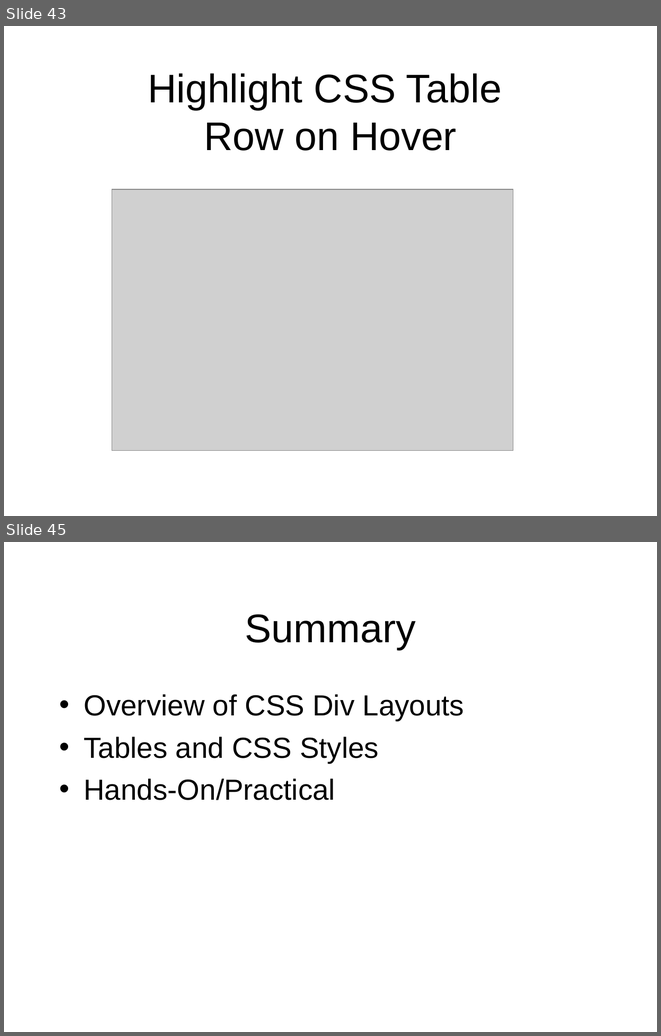
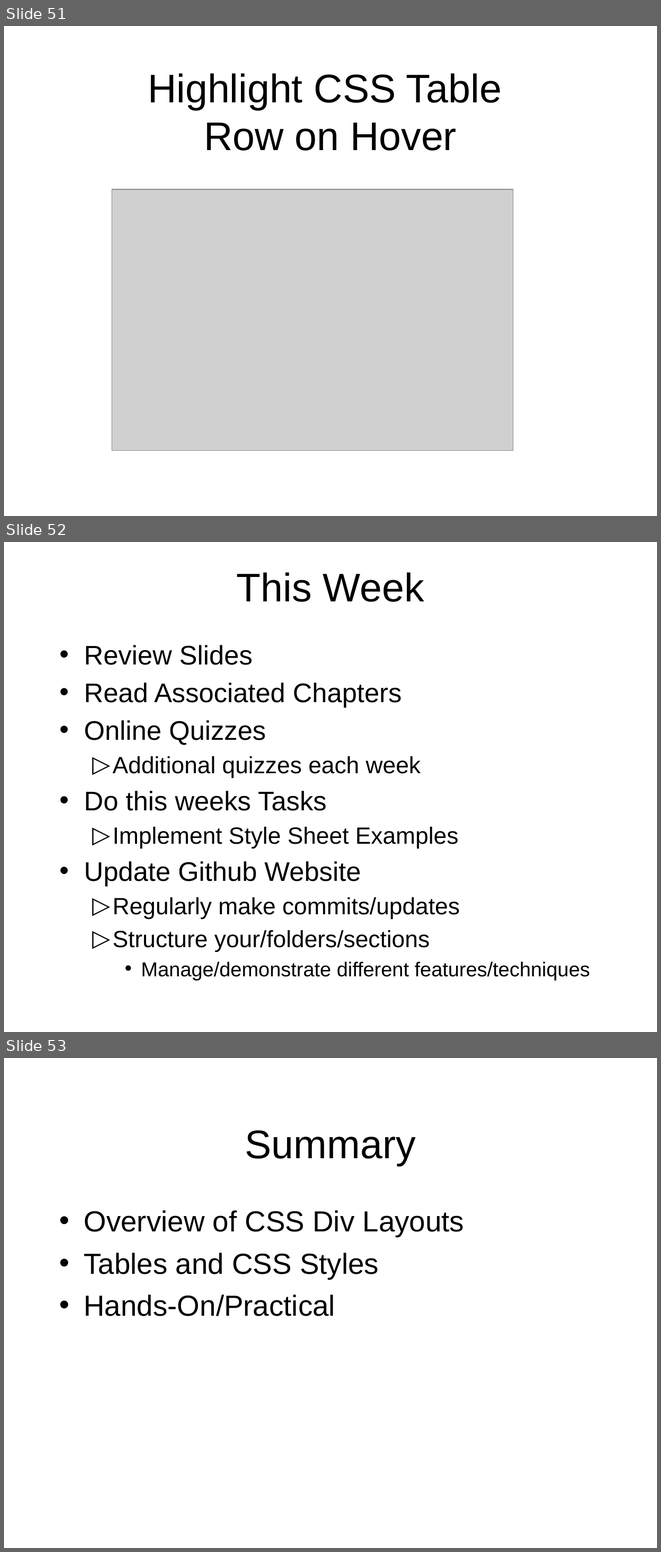
Before and after one commit to octaviordz/zjnu2017.github.io, a slide deck: WAD/lectures/070--CSS.Div.Layout.pptx. Shown one above the other, each under a label of ours: slides 43 and 45 before the commit, slides 51, 52 and 53 after it; the slides between them are not shown. The pictures are 661x1036 and 661x1552 pixels, drawn with LibreOffice and Linux fonts; fonts in the diff are those of the drawing; grey boxes stand for pictures. Boxes give left, top, right and bottom in pixels: in the first picture for what was removed or moved away, otherwise in the second. Text is boxed around its words. In the diff, an @@ line names an element or a change of style, - is before the commit and + after.

Commit message:
Additional quizzes/activities.

```diff
--- a/WAD/lectures/070--CSS.Div.Layout.pptx
+++ b/WAD/lectures/070--CSS.Div.Layout.pptx
@@ slide 52 added at (x1=4, y1=542, x2=657, y2=1032), background #FFFFFF @@
@@ title added at (x1=237, y1=572, x2=424, y2=602), 44 pt, text #000000 @@
+This Week
@@ text added at (x1=84, y1=645, x2=590, y2=980), 25.9 pt, text #000000 @@
+• Review Slides
+• Read Associated Chapters
+• Online Quizzes
+  ▷ Additional quizzes each week
+• Do this weeks Tasks
+  ▷ Implement Style Sheet Examples
+• Update Github Website
+  ▷ Regularly make commits/updates
+  ▷ Structure your/folders/sections
+    • Manage/demonstrate different features/techniques
@@ what was slide 43 is now slide 51 @@
@@ what was slide 45 is now slide 53 @@
```
Also in this commit, not shown: 5 slides changed, 11 other slides added, 2 slides removed.
